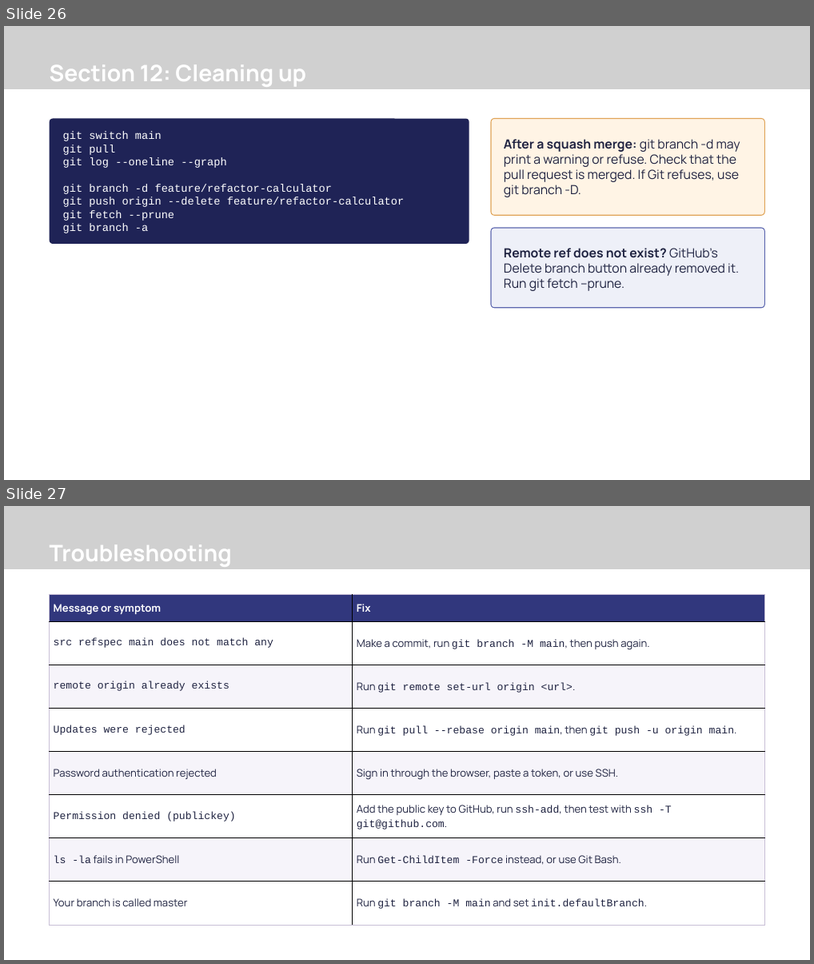
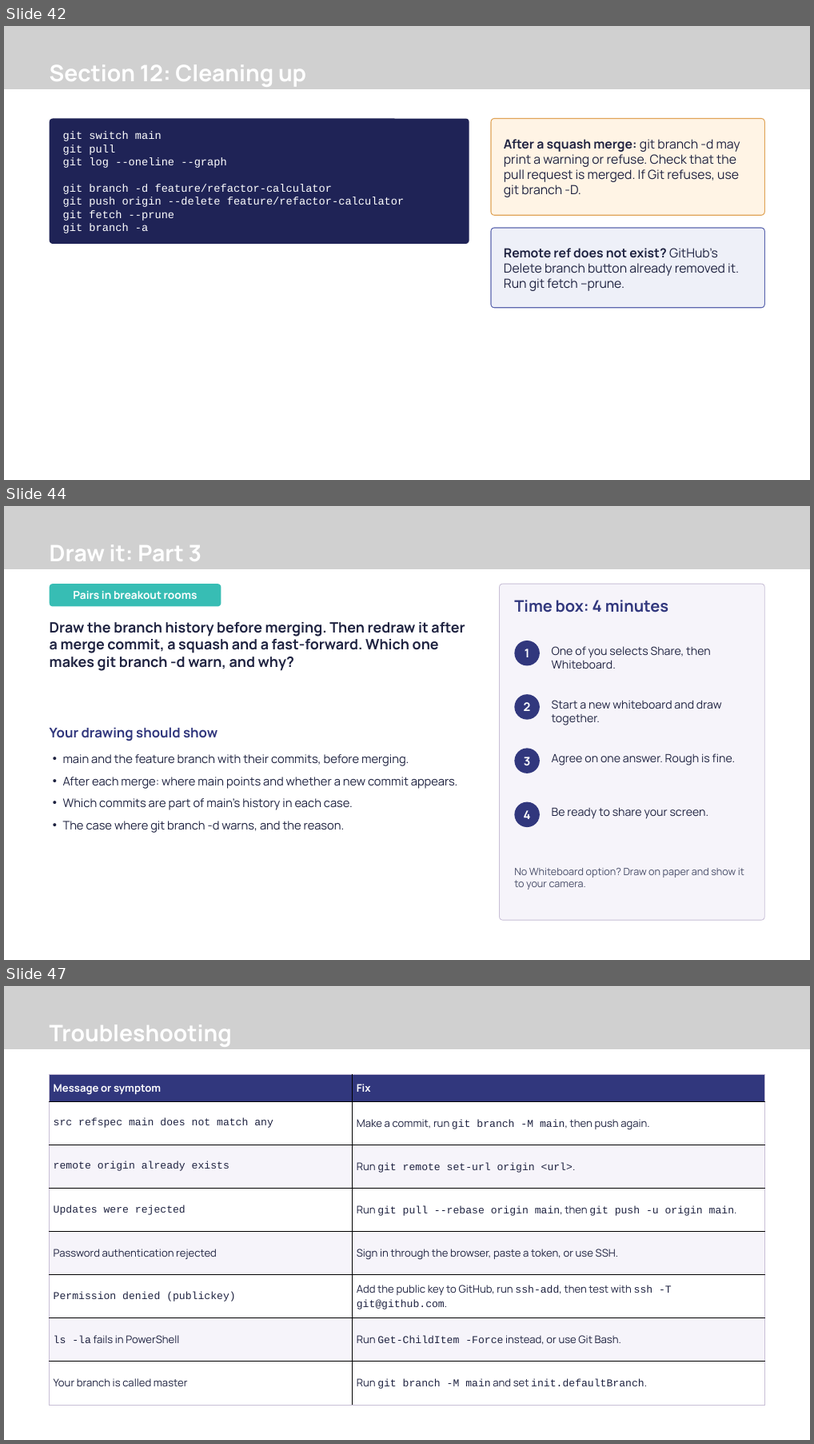
Before and after one commit to Revolution-Data-Platforms/Introduction-to-Git-Workshop, a slide deck: presentation/introduction-to-git-workshop.pptx. Shown one above the other, each under a label of ours: slides 26 and 27 before the commit, slides 42, 44 and 47 after it; the slides between them are not shown. The pictures are 814x964 and 814x1444 pixels, drawn with LibreOffice and Linux fonts; fonts in the diff are those of the drawing; grey boxes stand for pictures; background and template pictures are left out. Boxes give left, top, right and bottom in pixels: in the first picture for what was removed or moved away, otherwise in the second. Text is boxed around its words. In the diff, an @@ line names an element or a change of style, - is before the commit and + after.

```diff
--- a/presentation/introduction-to-git-workshop.pptx
+++ b/presentation/introduction-to-git-workshop.pptx
@@ slide 44 added at (4, 506, 810, 960), background #FFFFFF @@
@@ freeform shape added at (4, 506, 810, 569), fill #31377D @@
@@ picture added at (4, 506, 810, 569) @@
@@ picture added at (682, 523, 713, 552) @@
@@ text added at (50, 545, 202, 561), 40.5 pt, text #FFFFFF, bold @@
+Draw it: Part 3
@@ picture added at (723, 530, 745, 539) @@
@@ rounded rectangle added at (49, 584, 221, 606), fill #37BDB4, 19.5 pt, text #FFFFFF, bold @@
+Pairs in breakout rooms
@@ rounded rectangle added at (499, 584, 765, 920), fill #F6F4FA, outline #C8BFD6 1.13 pt @@
@@ text added at (514, 600, 669, 612), 28.5 pt, text #31377D, bold @@
+Time box: 4 minutes
@@ text added at (50, 622, 465, 671), 25.5 pt, text #1E2240, bold @@
+Draw the branch history before merging. Then redraw it after a merge commit, a squash and a fast-forward. Which one makes git branch -d warn, and why?
@@ ellipse added at (515, 640, 540, 665), fill #31377D, 21 pt, text #FFFFFF, bold @@
+1
@@ text added at (552, 646, 711, 668), 20.2 pt, text #1E2240 @@
+One of you selects Share, then Whiteboard.
@@ ellipse added at (515, 694, 540, 720), fill #31377D, 21 pt, text #FFFFFF, bold @@
+2
@@ text added at (552, 700, 722, 725), 20.2 pt, text #1E2240 @@
+Start a new whiteboard and draw together.
@@ text added at (50, 727, 218, 741), 24 pt, text #31377D, bold @@
+Your drawing should show
@@ text added at (63, 754, 458, 832), 21 pt, text #1E2240 @@
+• main and the feature branch with their commits, before merging.
+• After each merge: where main points and whether a new commit appears.
+• Which commits are part of main's history in each case.
+• The case where git branch -d warns, and the reason.
@@ ellipse added at (515, 748, 540, 773), fill #31377D, 21 pt, text #FFFFFF, bold @@
+3
@@ text added at (552, 753, 736, 765), 20.2 pt, text #1E2240 @@
+Agree on one answer. Rough is fine.
@@ ellipse added at (515, 801, 540, 827), fill #31377D, 21 pt, text #FFFFFF, bold @@
+4
@@ text added at (552, 808, 710, 819), 20.2 pt, text #1E2240 @@
+Be ready to share your screen.
@@ text added at (514, 868, 745, 889), 18 pt, text #4A4F6A @@
+No Whiteboard option? Draw on paper and show it to your camera.
@@ what was slide 26 is now slide 42 @@
@@ what was slide 27 is now slide 47 @@
```
Also in this commit, not shown: 3 slides changed, 19 other slides added, 5 other files.
